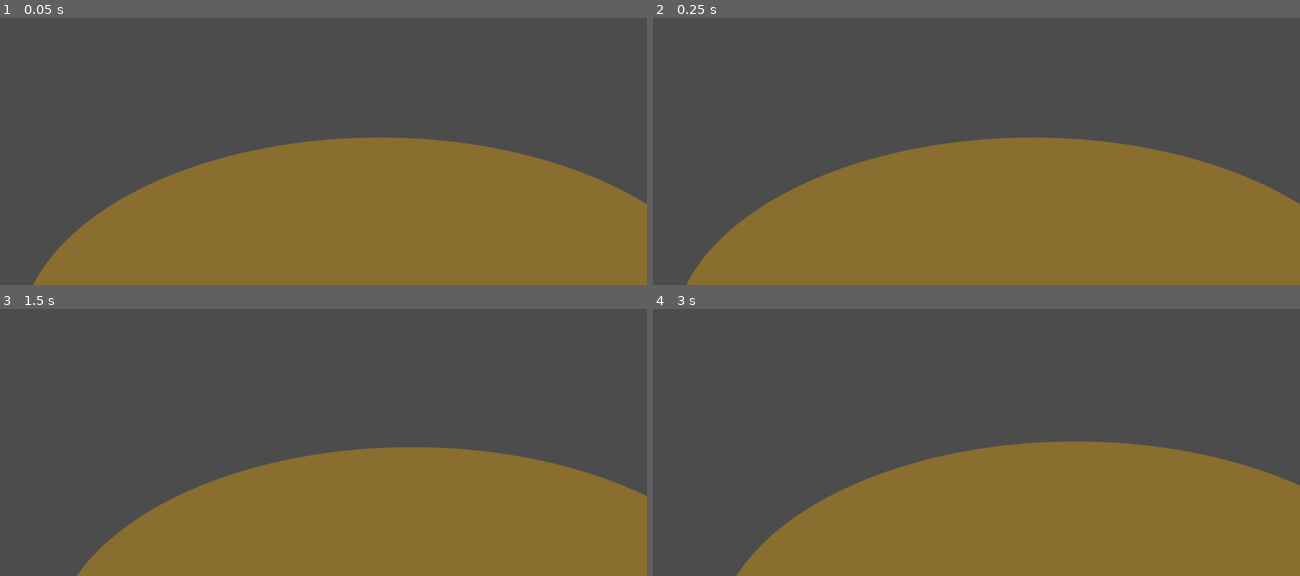
Above: before the commit, frames 1-4 (two rows, left to right).
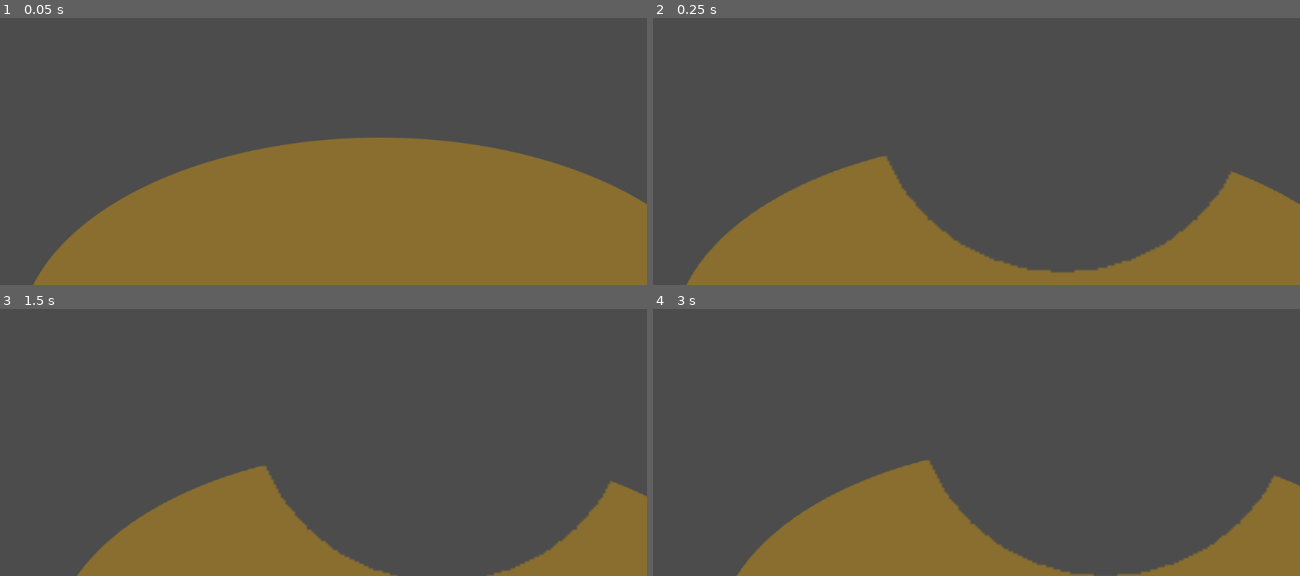
Above: after the commit, the same moments.

Repository: MitchMakesThings/Godot-Things
Game: Godot game, scene res://src/levels/FirstLevel.tscn
Same seed, same stepped clock (60 frames per second), same inputs: the game is played once before the commit and once after it.
Inputs (mouse positions are in pixels of both pictures, inside the frame that each line leads up to):
- Up to frame 1 (0.05 s): no input
- Up to frame 2 (0.25 s): no input
- Up to frame 3 (1.5 s): tap Enter at 0.5 s; move the mouse to (465, 367) at 0.52 s; click (465, 367) at 0.67 s; tap Space at 1.25 s; drag from (194, 405) to (291, 461) at 1.27 s
- Up to frame 4 (3 s): tap Enter at 2 s; move the mouse to (outside the picture) at 2.02 s; click (outside the picture) at 2.17 s; tap Space at 2.75 s; drag from (944, 461) to (782, 330) at 2.77 s

Frame 1 is identical in both runs. In frame 2, 19% of the frame differs, in the area x 33-94%, y 44-96%; in frame 3, 19%; in frame 4, 19%.

Commit message:
Created parent_material.shader, which will allow our destruction map to "carve out" chunks of the parent texture (By making it alpha transparent) We've now got destruction maps that are updating collision shapes *and* level geometry!

Diff:
--- a/Game/src/destruction/Destructible.gd
+++ b/Game/src/destruction/Destructible.gd
@@ -5,36 +5,38 @@
 export var thing : NodePath
 export var CollisionHolderNodePath : NodePath
 
-export var world_map_nodepath : NodePath
-
 var world_size : Vector2
-
-export (Array, NodePath) var foreground_objects : Array
 
 var CollisionHolder : Node2D
 var _to_cull : Array
 
+var _image_republish_texture := ImageTexture.new()
+
 func _ready():
 	CollisionHolder = get_node(CollisionHolderNodePath)
 
-	world_size = (get_node(world_map_nodepath) as Sprite).get_rect().size
+	world_size = (get_parent() as Sprite).get_rect().size
 
-	# For debugging purposes:
+	# Match our destruction viewport to the regular viewport.
+	# If we didn't do this we'd need to either hardcode a viewport size
 	$Viewport.set_size(get_viewport_rect().size)
 
-	# First up we need to know about everything that needs collision
-	# We do this by exposing foreground_objects, which will need to be set in the editor
-	# TODO get everything from the "destructible" group / layer instead?
-	for foreground_object in foreground_objects:
-		# Passing 0 to duplicate, as we don't want to duplicate scripts/signals etc
-		# We don't use 8 since we're going to delete our duplicate nodes after first render anyway
-		var dup = get_node(foreground_object).duplicate(0) as Node2D
-		_to_cull.append(dup)
-		# Shrink to match the ratio of our destruction viewport
-		dup.scale = _world_to_viewport_scale(dup.scale)
-		# Then reposition, so we're in the right spot
-		dup.position = _world_to_viewport(dup.position)
-		$Viewport.add_child(dup)
+	# Passing 0 to duplicate, as we don't want to duplicate scripts/signals etc
+	# We don't use 8 since we're going to delete our duplicate nodes after first render anyway
+	var dup = get_parent().duplicate(0) as Node2D
+	_to_cull.append(dup)
+	# Shrink to match the ratio of our destruction viewport
+	dup.scale = _world_to_viewport_scale(dup.scale)
+	# Then reposition, so we're in the right spot
+	dup.position = _world_to_viewport(dup.position)
+
+	# Risky move:
+	# Delete all children of the duplicate.
+	# One of those children will be a duplicate of the Destructible
+	for child in dup.get_children():
+		dup.remove_child(child)
+	$Viewport.add_child(dup)
+
 	rebuild_texture()
 	$CullTimer.start()
 
@@ -99,6 +101,24 @@
 		collider.polygon = newpoints # Scaling example. Otherwise just use polygon
 		CollisionHolder.add_child(collider)
 
+	# Here's where things get wild
+	# We need to multiply the foreground sprite against our destruction sprite
+	# So that the foreground only shows where our destruction sprite is not alpha
+	republish_sprite(bitmap)
+
+func republish_sprite(bitmap : BitMap) -> void:
+
+	var material : Material = get_parent().material
+
+	# Assume the image has changed, so we'll need to update our ImageTexture
+	_image_republish_texture.create_from_image($Sprite.texture.get_data())
+
+	# If our parent has the proper src/destruction/parent_material shader
+	# We can set our destruction_mask parameter against it,
+	# which will carve out our destruction map!
+	if material != null:
+		material.set_shader_param("destruction_mask", _image_republish_texture)
+
 func _viewport_to_world(var point : Vector2) -> Vector2:
 	var dynamic_texture_size = $Viewport.get_size()
 	return Vector2(
@@ -113,9 +133,16 @@
 				(point.y / world_size.y) * dynamic_texture_size.y + get_viewport_rect().position.y
 			)
 
-func _world_to_viewport_scale(var original_scale : Vector2) -> Vector2:
+func _viewport_to_world_scale_amount():
 	var dynamic_texture_size = $Viewport.get_size()
+	var x_scale = ((100.0 / dynamic_texture_size.x) * world_size.x) / 100.0
+	var y_scale = ((100.0 / dynamic_texture_size.y) * world_size.y) / 100.0
+	return Vector2(x_scale, y_scale)
+
+func _world_to_viewport_scale(var original_scale : Vector2
+		, var dynamic_texture_size : Vector2 = Vector2.ZERO) -> Vector2:
+	if dynamic_texture_size == Vector2.ZERO	:
+		dynamic_texture_size = $Viewport.get_size()
 	var x_scale = ((100.0 / world_size.x) * dynamic_texture_size.x) / 100.0
 	var y_scale = ((100.0 / world_size.y) * dynamic_texture_size.y) / 100.0
-
 	return Vector2(original_scale.x * x_scale, original_scale.y * y_scale)
--- a/Game/src/destruction/Destructible.tscn
+++ b/Game/src/destruction/Destructible.tscn
@@ -3,10 +3,11 @@
 [ext_resource path="res://src/destruction/Circle.gd" type="Script" id=1]
 [ext_resource path="res://src/destruction/Destructible.gd" type="Script" id=2]
 
-[sub_resource type="CanvasItemMaterial" id=2]
+[sub_resource type="CanvasItemMaterial" id=1]
 blend_mode = 2
+light_mode = 1
 
-[sub_resource type="ViewportTexture" id=1]
+[sub_resource type="ViewportTexture" id=4]
 viewport_path = NodePath("Viewport")
 
 [node name="Destructible" type="Node2D"]
@@ -24,13 +25,15 @@
 gui_disable_input = true
 
 [node name="Circle" type="Node2D" parent="Viewport"]
-material = SubResource( 2 )
+visible = false
+material = SubResource( 1 )
 position = Vector2( 512, 256 )
 z_index = 1
 script = ExtResource( 1 )
 
 [node name="Sprite" type="Sprite" parent="."]
-texture = SubResource( 1 )
+visible = false
+texture = SubResource( 4 )
 centered = false
 
 [node name="CollisionHolder" type="Node2D" parent="."]
--- /dev/null
+++ b/Game/src/destruction/parent_material.shader
@@ -0,0 +1,10 @@
+shader_type canvas_item;
+
+uniform sampler2D destruction_mask : hint_black;
+
+void fragment() {
+	vec4 original_colour = texture(TEXTURE, UV).rgba;
+	vec4 destruction_map_colour = texture(destruction_mask, UV).rgba;
+
+	COLOR = vec4(original_colour.r, original_colour.g, original_colour.b, original_colour.a * destruction_map_colour.a);
+}
--- a/Game/src/levels/FirstLevel.tscn
+++ b/Game/src/levels/FirstLevel.tscn
@@ -1,20 +1,23 @@
-[gd_scene load_steps=4 format=2]
+[gd_scene load_steps=6 format=2]
 
 [ext_resource path="res://assets/levels/FirstLevel.png" type="Texture" id=1]
 [ext_resource path="res://src/destruction/Destructible.tscn" type="PackedScene" id=2]
 [ext_resource path="res://src/scripts/Camera.gd" type="Script" id=3]
+[ext_resource path="res://src/destruction/parent_material.shader" type="Shader" id=4]
+
+[sub_resource type="ShaderMaterial" id=1]
+shader = ExtResource( 4 )
 
 [node name="FirstLevel" type="Node2D"]
 
 [node name="DestructibleForeground" type="Sprite" parent="."]
+material = SubResource( 1 )
 texture = ExtResource( 1 )
 centered = false
+
+[node name="Destruction" parent="DestructibleForeground" instance=ExtResource( 2 )]
 
 [node name="Camera" type="Camera2D" parent="."]
 position = Vector2( 2545, 1649.62 )
 current = true
 script = ExtResource( 3 )
-
-[node name="Destructible" parent="." instance=ExtResource( 2 )]
-world_map_nodepath = NodePath("../DestructibleForeground")
-foreground_objects = [ NodePath("../DestructibleForeground") ]
